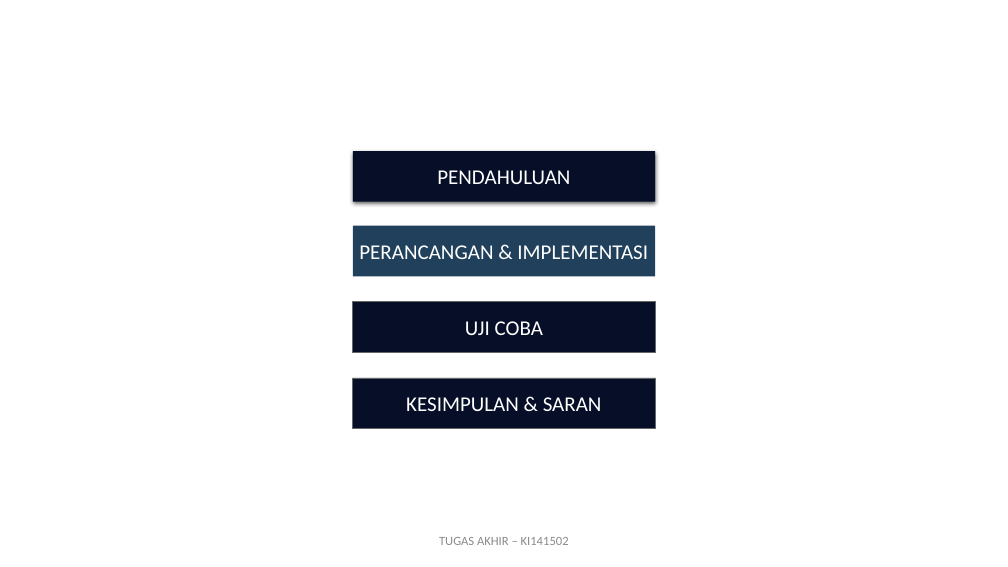
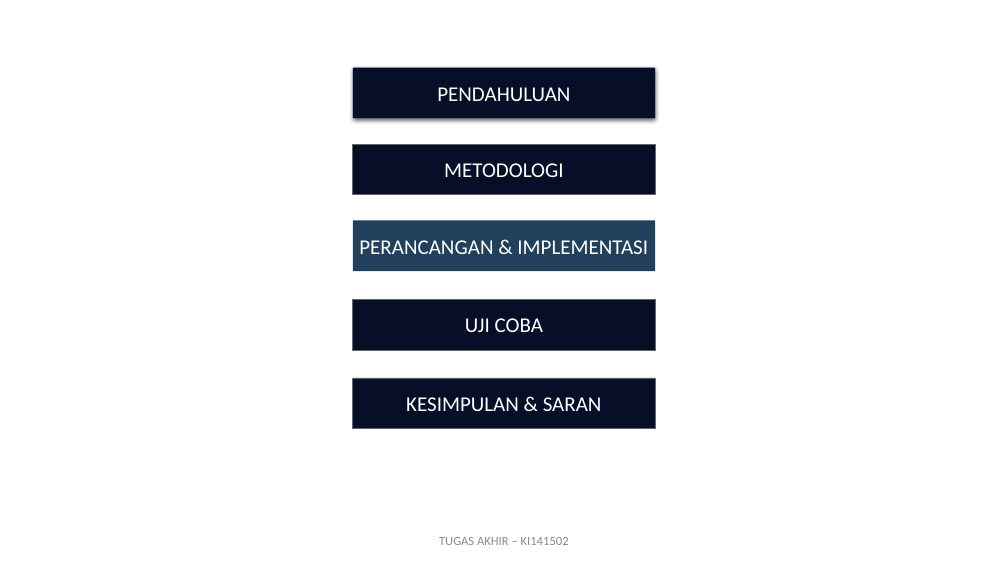
Before and after one commit to karyoutomoo/The-Tree-of-Heroes, a slide deck: slide 14 of 05111540000007-Faiq-Presentasi.pptx (slide 7 before the commit). Drawn at 1008x567 pixels with LibreOffice and Linux fonts; fonts in the diff are those of the drawing. Boxes give left, top, right and bottom in pixels: in the first picture for what was removed or moved away, otherwise in the second. Text is boxed around its words. In the diff, an @@ line names an element or a change of style, - is before the commit and + after.

```diff
--- a/05111540000007-Faiq-Presentasi.pptx
+++ b/05111540000007-Faiq-Presentasi.pptx
@@ rectangle "PENDAHULUAN": place and size @@
-rectangle "PENDAHULUAN" at box(353, 151, 656, 202)
+rectangle "PENDAHULUAN" at box(353, 68, 656, 119)
@@ rectangle added at box(353, 144, 656, 195), fill #060E28, outline #666666 0.5 pt, 20 pt, text #FFFFFF @@
+METODOLOGI
@@ rectangle "PERANCANGAN & IMPLEMENTASI": place and size @@
-rectangle "PERANCANGAN & IMPLEMENTASI" at box(353, 226, 656, 277)
+rectangle "PERANCANGAN & IMPLEMENTASI" at box(353, 221, 656, 271)
```
Also in this commit, not shown: 8 other slides changed, 12 slides added, 1 slide removed, 8 other files.
